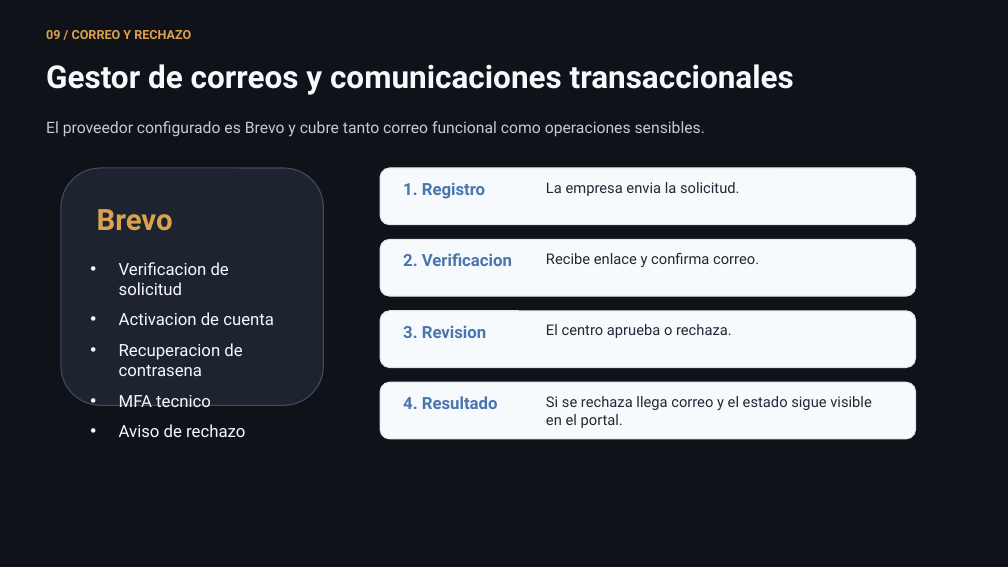
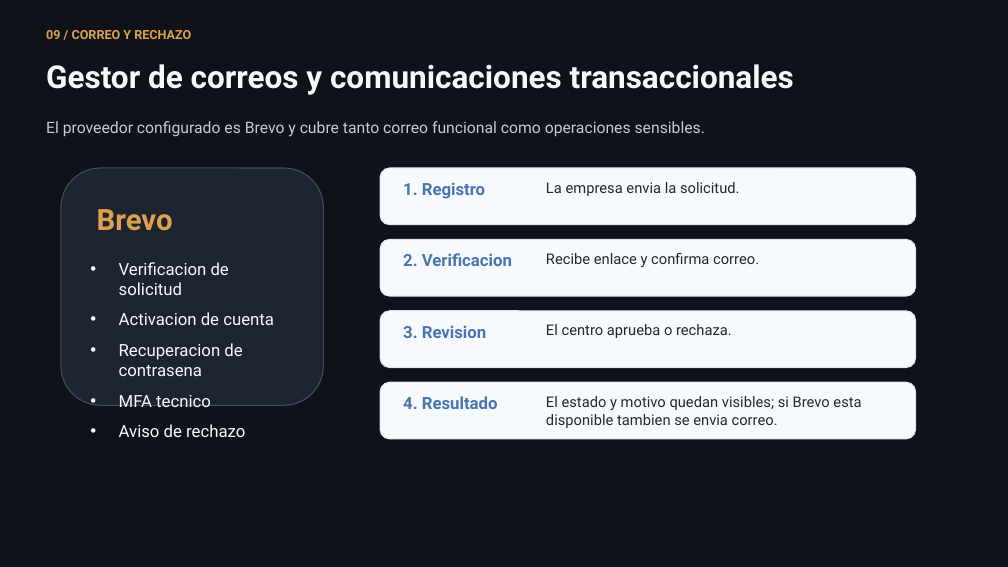
Before and after one commit to lmendez861/TFG-Agora, a slide deck: slide 10 of docs/presentacion-defensa-final.pptx. Drawn at 1008x567 pixels with LibreOffice and Linux fonts; fonts in the diff are those of the drawing. Boxes give left, top, right and bottom in pixels: in the first picture for what was removed or moved away, otherwise in the second. Text is boxed around its words. In the diff, an @@ line names an element or a change of style, - is before the commit and + after.

```diff
--- a/docs/presentacion-defensa-final.pptx
+++ b/docs/presentacion-defensa-final.pptx
@@ text at (546,396,861,428): text changed @@
-Si se rechaza llega correo y el estado sigue visible en el portal.
+El estado y motivo quedan visibles; si Brevo esta disponible tambien se envia correo.
```
Also in this commit, not shown: 5 other slides changed, 1 slide added, 1 slide removed, 5 other files.
